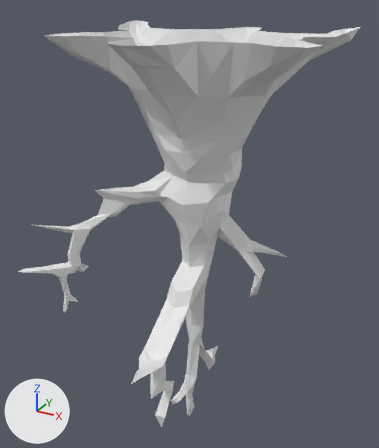
The Blender file TestProject/Assets/OverWorld/Tree2.blend, before and after one commit.
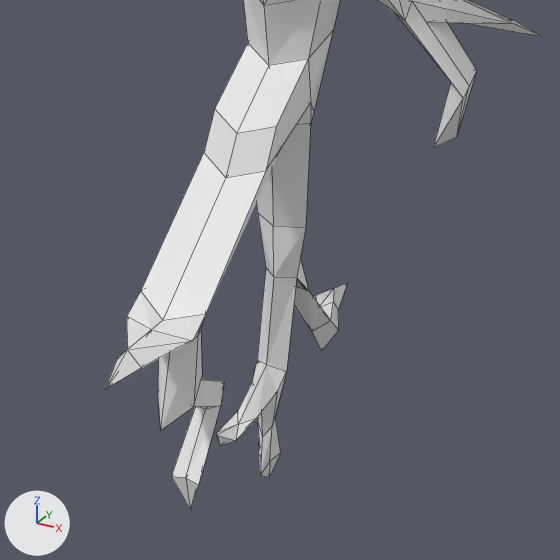
Each version appears first whole from a camera (50 mm lens) standing at (1.51, -2.87, 1.22) and looking at (-0.1, 0.05, -0.24), and next in a close-up on the part from 25% to 78% of the width and 55% to 99% of the height. Arrows for +X, +Y and +Z are at lower left; the lights stay in place. The close-ups show mesh edges as thin lines.
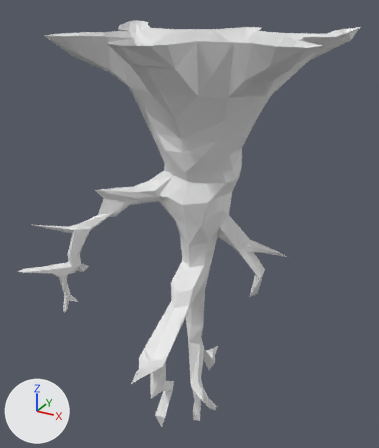
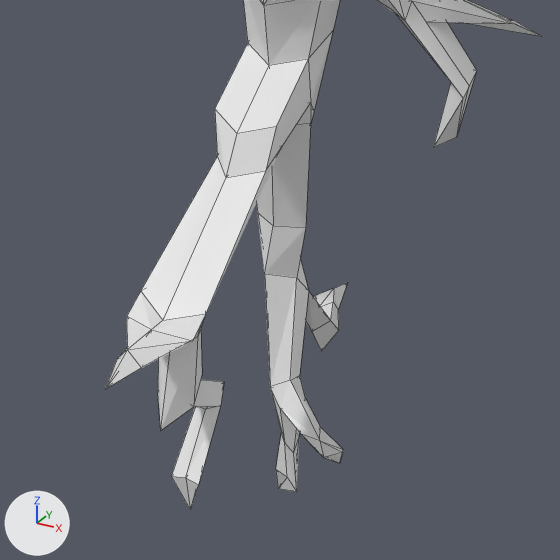
Commit message: Very bad tree

The change, as a diff of the scene's bpy script:
```diff
--- a/TestProject/Assets/OverWorld/Tree2.blend.py
+++ b/TestProject/Assets/OverWorld/Tree2.blend.py
@@ me_cube_001 @@
 # used by ob_cube; location = (0.0, 0.0, 0.0)
 # verts and faces of me_cube_001; kept vertices keep their numbers, new ones are numbered from 493
 # before: 189 (-0.09, -0.29, -0.65) at pixel (203, 152), 195 (-0.09, -0.2, -0.63)
-me_cube_001.from_pydata(...)  # 493 vertices, 631 faces, 9 loose edges; spans x -0.93..0.81, y -0.85..0.85, z -1.79..1.04
+me_cube_001.from_pydata(...)  # 493 vertices, 631 faces, 12 loose edges; spans x -0.93..0.81, y -0.85..0.85, z -1.77..1.04
+# me_cube_001 part 1
+verts[189] = (-0.05, -0.29, -0.65)  # moved, pixel (217, 156)
+verts[195] = (-0.05, -0.2, -0.63)  # moved
+# me_cube_001 part 2
+# 5 faces are deleted
+# 30 vertices move from x -0.05..0.05, y -0.39..-0.05, z -1.79..-1.11 to x -0.02..0.31, y -0.29..-0.04, z -1.77..-1.11
+# 3 loose edges are added
+# 5 new faces join them
```

Where the change shows, as pixel boxes (x1, y1, x2, y2) in the close-ups (560 x 560 px; the box of a moved part takes in the faces that stretch with it):
part 1 of me_cube_001, moved or reshaped
    both: (141, 110, 237, 320)
part 2 of me_cube_001, built on
    before: (216, 213, 331, 477)
    after: (258, 213, 343, 492)
